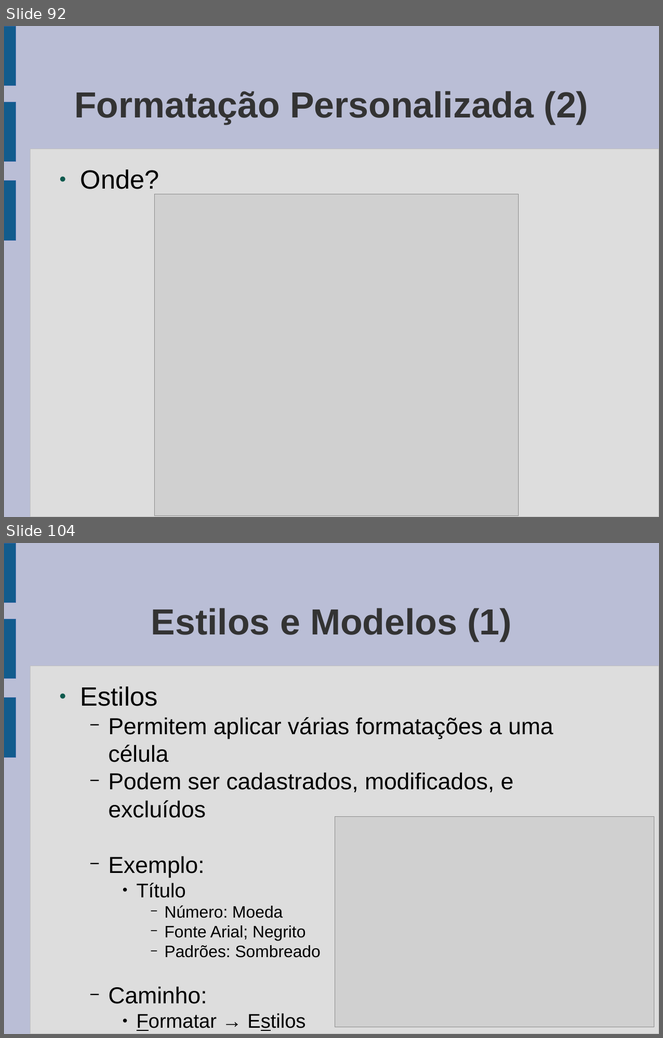
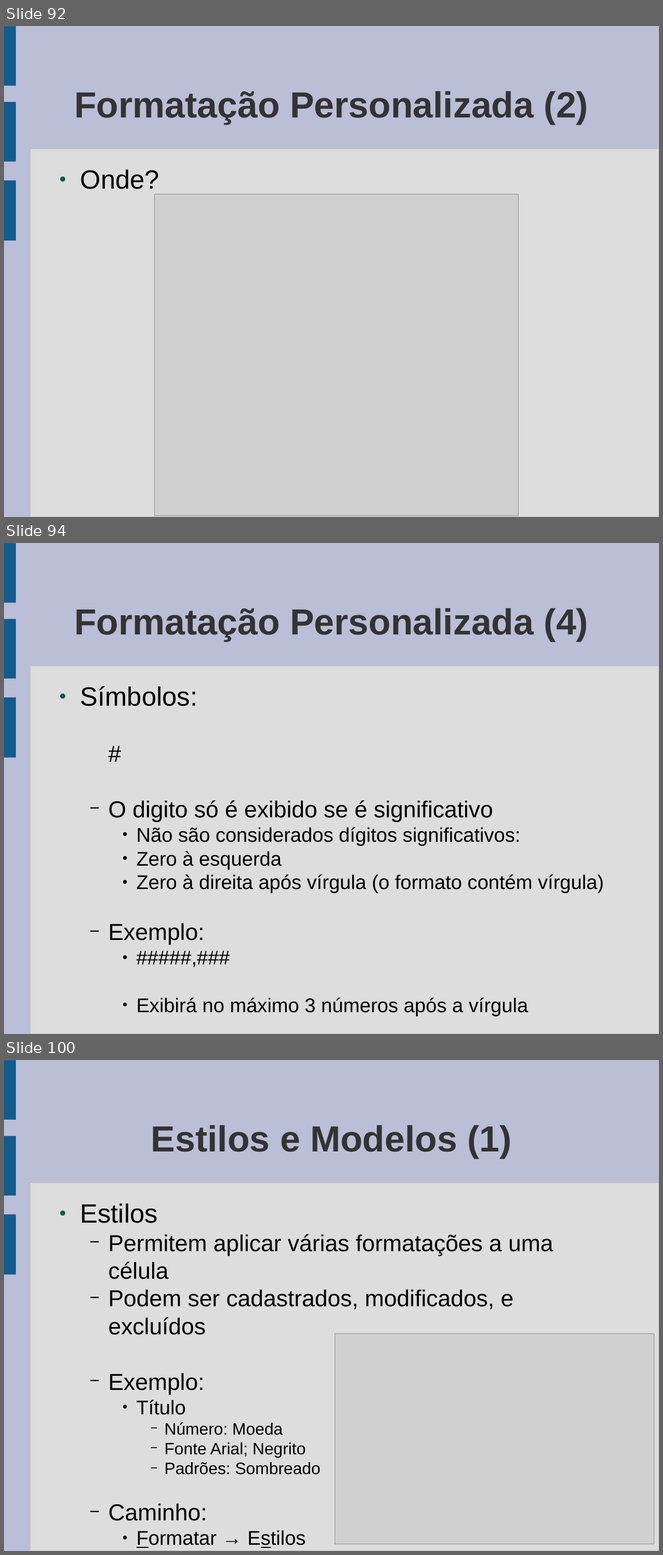
Before and after one commit to gcms/gustavo, a slide deck: cepss/aulas.odp. Shown one above the other, each under a label of ours: slides 92 and 104 before the commit, slides 92, 94 and 100 after it; the slides between them are not shown. The pictures are 663x1038 and 663x1555 pixels, drawn with LibreOffice and Linux fonts; fonts in the diff are those of the drawing; grey boxes stand for pictures. Boxes give left, top, right and bottom in pixels: in the first picture for what was removed or moved away, otherwise in the second. Text is boxed around its words. In the diff, an @@ line names an element or a change of style, - is before the commit and + after.

```diff
--- a/cepss/aulas.odp
+++ b/cepss/aulas.odp
@@ slide 94 added at [4, 543, 659, 1034], background #BABED6; not listed: 4 template elements that a slide beside it also shows @@
@@ title added at [74, 608, 588, 641], 44 pt, text #333333, bold @@
+Formatação Personalizada (4)
@@ text added at [80, 686, 604, 1017], 24 pt, text #000000 @@
+● Símbolos:
+  #
+  − O digito só é exibido se é significativo
+    ● Não são considerados dígitos significativos:
+    ● Zero à esquerda
+    ● Zero à direita após vírgula (o formato contém vírgula)
+  − Exemplo:
+    ● #####,###
+    ● Exibirá no máximo 3 números após a vírgula
@@ what was slide 104 is now slide 100 @@
```
Also in this commit, not shown: 6 slides changed, 6 other slides added, 2 slides removed.
